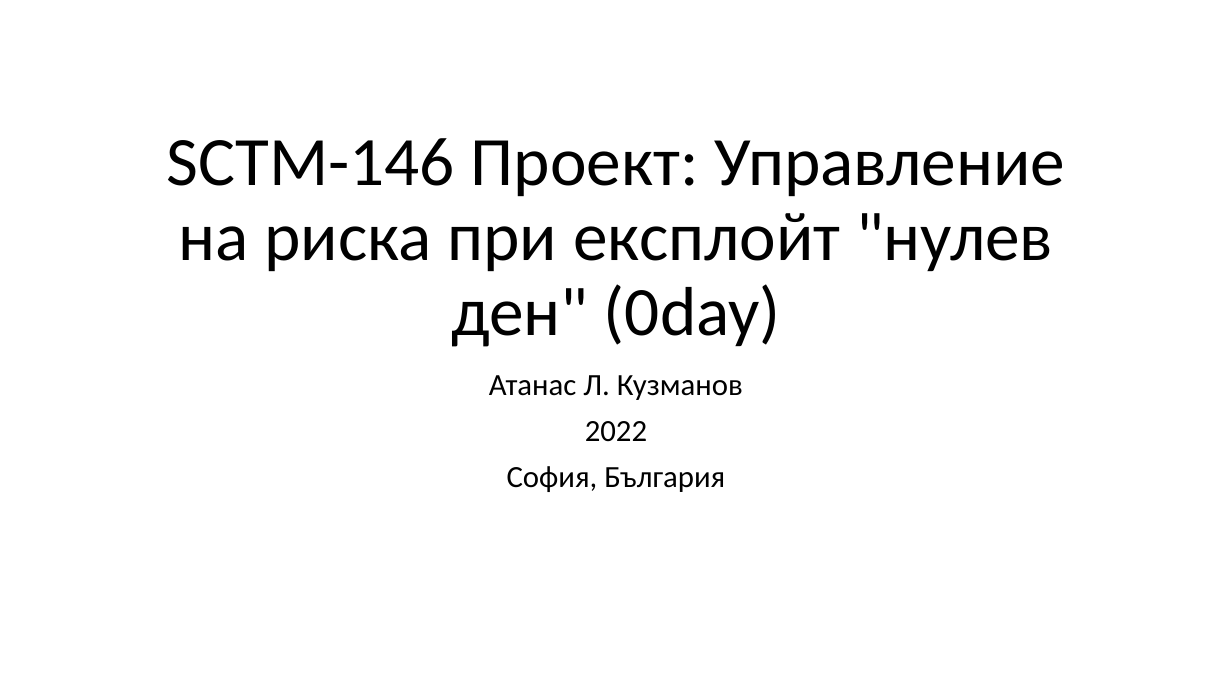
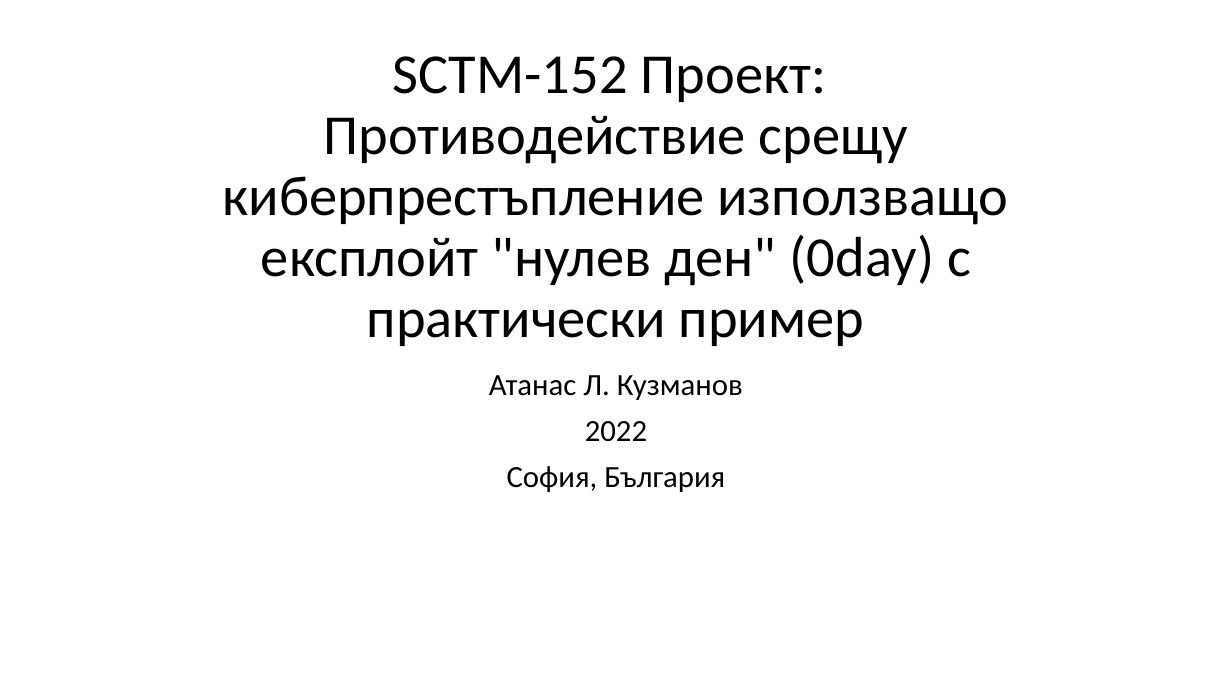
Before and after one commit to atkuzmanov/sctm130-sctm146-proekt-unrvk-2022, a slide deck: slide 1 of sctm146-proekt-unrvk-3.pptx. Drawn at 1232x693 pixels with LibreOffice and Linux fonts; fonts in the diff are those of the drawing. Boxes give left, top, right and bottom in pixels: in the first picture for what was removed or moved away, otherwise in the second. Text is boxed around its words. In the diff, an @@ line names an element or a change of style, - is before the commit and + after.

```diff
--- a/sctm146-proekt-unrvk-3.pptx
+++ b/sctm146-proekt-unrvk-3.pptx
@@ title at bbox=[222, 56, 1008, 346]: text changed; size 54 to 44 pt @@
-SCTM-146 Проект: Управление на риска при eксплойт "нулев ден" (0day)
+SCTM-152 Проект:
+Противодействие срещу киберпрестъпление използващо eксплойт "нулев ден" (0day) с практически пример
```
Also in this commit, not shown: 1 other file.
